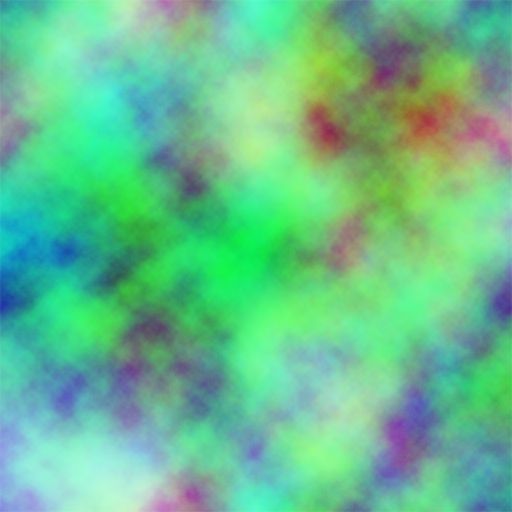
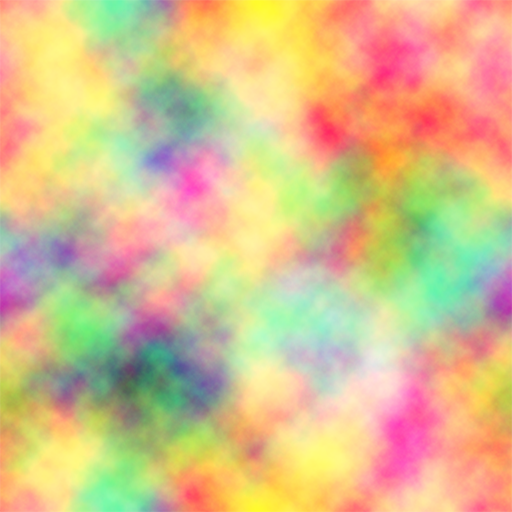
Two versions of the same layered image (512px x 512px). Layer-by-layer changes:
painted on "图层 1" over [0, 0, 512, 512]
